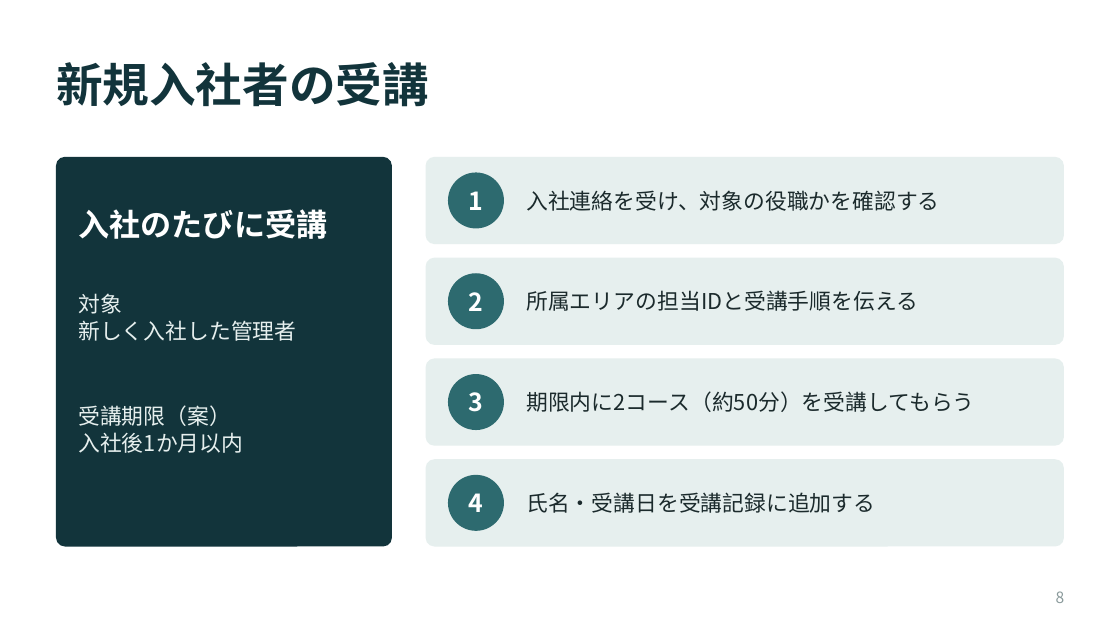
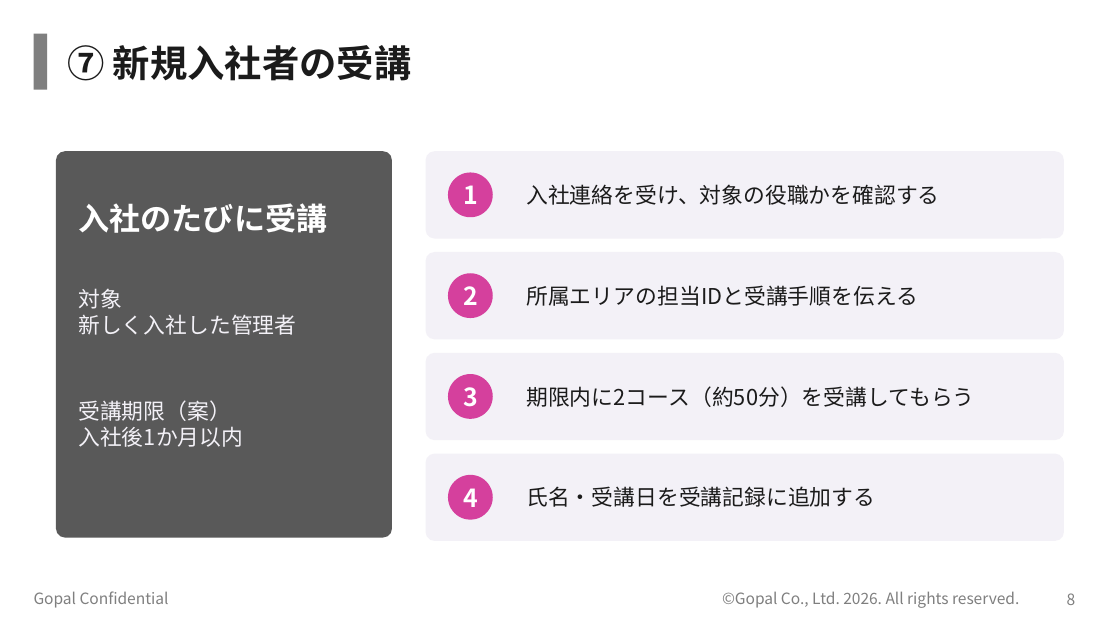
Before and after one commit to kagayugopal-eng/tamu, a slide deck: slide 8 of サプライチェーン基準_受講の進め方.pptx. Drawn at 1120x630 pixels with LibreOffice and Linux fonts; fonts in the diff are those of the drawing; background and template pictures are left out. Boxes give left, top, right and bottom in pixels: in the first picture for what was removed or moved away, otherwise in the second. Text is boxed around its words. In the diff, an @@ line names an element or a change of style, - is before the commit and + after.

```diff
--- a/サプライチェーン基準_受講の進め方.pptx
+++ b/サプライチェーン基準_受講の進め方.pptx
@@ rectangle added at bbox=[34, 34, 47, 90], fill #7F7F7F @@
@@ title at bbox=[67, 45, 412, 81]: text changed; size 30 to 24 pt; text colour #12343B to #1B1B1B @@
-新規入社者の受講
+⑦ 新規入社者の受講
@@ 5 rounded rectangles, 1 text: place and size @@
-5 rounded rectangles, 1 text at bbox=[56, 157, 1064, 547]
+5 rounded rectangles, 1 text at bbox=[56, 151, 1064, 541]
@@ rounded rectangle at bbox=[56, 151, 392, 538]: fill #12343B to #595959 @@
@@ ellipse "1": place and size @@
-ellipse "1" at bbox=[448, 172, 504, 228]
+ellipse "1" at bbox=[448, 172, 493, 217]
@@ text "対象" at bbox=[78, 288, 296, 335]: text colour #E6EFEE to #F3F1F7 @@
@@ ellipse "2": place and size @@
-ellipse "2" at bbox=[448, 273, 504, 329]
+ellipse "2" at bbox=[448, 273, 493, 318]
@@ fill #E6EFEE to #F3F1F7 in 4 elements at bbox=[426, 151, 1064, 239], bbox=[426, 252, 1064, 339], bbox=[426, 454, 1064, 541], bbox=[426, 353, 1064, 440] @@
@@ text colour #1B2A2C to #1B1B1B in 4 elements at bbox=[526, 184, 939, 205], bbox=[526, 285, 918, 306], bbox=[526, 486, 875, 507], bbox=[526, 386, 974, 407] @@
@@ fill #2D6A6F to #D5409D in 4 elements at bbox=[448, 475, 493, 520], bbox=[448, 172, 493, 217], bbox=[448, 273, 493, 318], bbox=[448, 374, 493, 419] @@
@@ ellipse "3": place and size @@
-ellipse "3" at bbox=[448, 374, 504, 430]
+ellipse "3" at bbox=[448, 374, 493, 419]
@@ text "受講期限（案）" at bbox=[78, 400, 243, 447]: text colour #E6EFEE to #F3F1F7 @@
@@ ellipse "4": place and size @@
-ellipse "4" at bbox=[448, 475, 504, 531]
+ellipse "4" at bbox=[448, 475, 493, 520]
@@ text added at bbox=[34, 591, 169, 608], 10 pt, text #7F7F7F @@
+Gopal Confidential
@@ text added at bbox=[722, 591, 1019, 608], 10 pt, text #7F7F7F @@
+©Gopal Co., Ltd. 2026. All rights reserved.
@@ page number: place and size @@
-page number at bbox=[1056, 591, 1065, 603]
+page number at bbox=[1067, 593, 1076, 605]
@@ page number at bbox=[1067, 593, 1076, 605]: text colour #8A9A9B to #7F7F7F @@
```
Also in this commit, not shown: 10 other slides changed.
